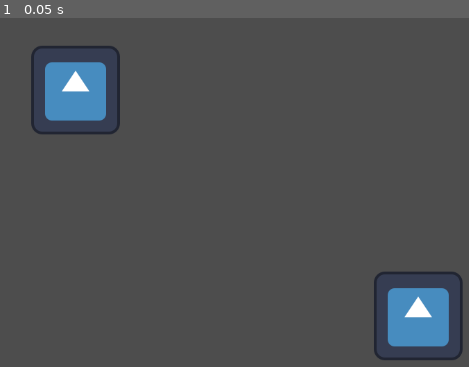
Above: before the commit, frame 1.
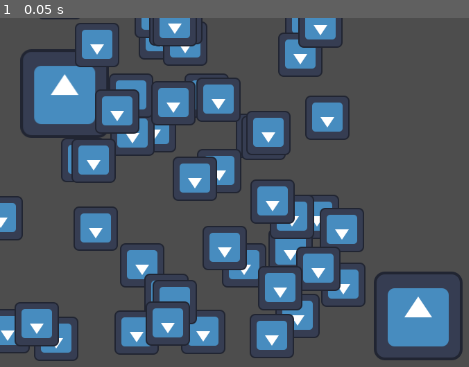
Above: after the commit, the same moment.

Repository: FablabMurat/2025GameJamCantal-1
Game: Godot game, scene res://root.tscn
Two runs of this game, one before a commit and one after it. Both use one fixed random seed, a clock stepped at 60 frames per second and the inputs below. The engine's default icon, where the game draws it, is replaced by a stand-in: a white triangle on a blue panel in a dark square.
Inputs:
- Up to frame 1 (0.05 s): no input

The runs differ from the first frame. In frame 1, 24% of the frame differs, in the area x 0-78%, y 0-99%.

Commit message:
Ajout Plante et création de 50 plantes au hasard

Diff:
--- a/niveau.gd
+++ b/niveau.gd
@@ -15,6 +15,20 @@
 	perso2.start(2)
 	add_child(perso2)
 
+	newplants(50)
+
+func newplants(n):
+	var plantetscn = preload("res://plante.tscn")
+	for i in range(n):
+		var newplant
+		newplant = plantetscn.instantiate()
+		newplant.position.x = randi_range(0,500)
+		newplant.position.y = randi_range(0,500)
+		if i % 10 :
+			newplant.nocontact()
+		add_child(newplant)
+
+
 # Called every frame. 'delta' is the elapsed time since the previous frame.
 func _process(delta: float) -> void:
 	pass
--- /dev/null
+++ b/plante.gd
@@ -0,0 +1,16 @@
+extends StaticBody2D
+
+# Called when the node enters the scene tree for the first time.
+func _ready() -> void:
+	pass # Replace with function body.
+
+func nocontact():
+	$CollisionShape2D.queue_free()
+
+func choosesprite():
+	var icon = preload("res://Ressources/Images/icon.svg")
+	$Sprite2D.texture = icon
+
+# Called every frame. 'delta' is the elapsed time since the previous frame.
+func _process(delta: float) -> void:
+	pass
--- /dev/null
+++ b/plante.tscn
@@ -0,0 +1,21 @@
+[gd_scene load_steps=4 format=3 uid="uid://di1jfendj1dmp"]
+
+[ext_resource type="Texture2D" uid="uid://ckby3jke17cda" path="res://Ressources/Images/icon.svg" id="1_36cbs"]
+[ext_resource type="Script" path="res://plante.gd" id="1_dxlyv"]
+
+[sub_resource type="CapsuleShape2D" id="CapsuleShape2D_my7bd"]
+radius = 25.0
+height = 60.0
+
+[node name="Plante" type="StaticBody2D"]
+script = ExtResource("1_dxlyv")
+
+[node name="Sprite2D" type="Sprite2D" parent="."]
+position = Vector2(0, -32)
+rotation = 3.14159
+scale = Vector2(0.5, 0.5)
+texture = ExtResource("1_36cbs")
+
+[node name="CollisionShape2D" type="CollisionShape2D" parent="."]
+position = Vector2(0, -31)
+shape = SubResource("CapsuleShape2D_my7bd")
